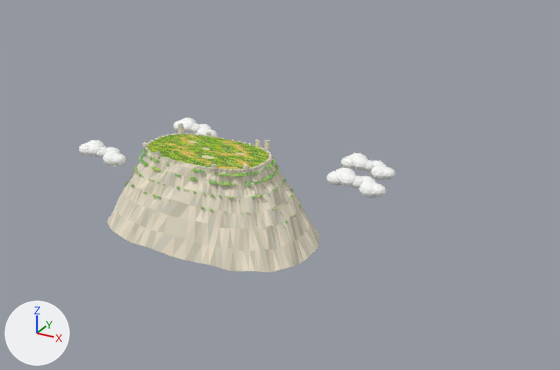
Renders of the glTF model assets/mountain.glb from each side of a commit.
Before and after are seen from a 50 mm camera at (89.8, -130.6, 61.0) aimed at (12.9, 9.2, -8.9). The lights are fixed; the arrows at lower left show +X, +Y and +Z. The picture after the commit comes second. Where no turn or scale is listed for an object, it has been applied to the vertices. Vertices at exactly the same position are counted once.

Objects in the first picture: 'Broken stone ring and ruins', 'Cloud banks', 'Foliage on cliff', 'Playable grass top', 'Sculpted limestone cliff', 'Worn sunny grass patches'.
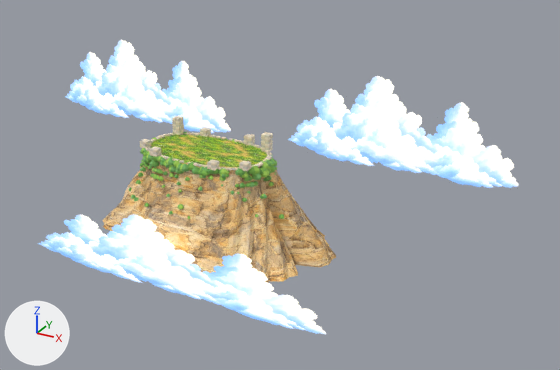
Patch to the scene script:
```diff
--- a/assets/mountain.glb.py
+++ b/assets/mountain.glb.py
@@ mat_painted_cloud_banks @@
+mat_painted_cloud_banks = bpy.data.materials.new('Painted cloud banks')
+# uses the picture img_cloud_bank
@@ me_broken_stone_ring_and_ruins @@
-me_broken_stone_ring_and_ruins.from_pydata(...)  # 728 vertices, 1092 faces; spans x -14.6..14.6, y -8.4..8.4, z -0.1..2.4
+me_broken_stone_ring_and_ruins.from_pydata(...)  # 1878 vertices, 2828 faces; spans x -14.6..14.6, y -8.7..8.9, z 0.0..4.0
+# me_broken_stone_ring_and_ruins part 1: 66 loose pieces with 528 vertices, spanning x -14.6..14.6, y -8.4..8.4, z -0.1..2.4, are deleted
+# me_broken_stone_ring_and_ruins part 2: 4 vertices moved within x -11.8..12.7, y -5.1..7.9, z 0.1..1.5; 68 vertices removed from x -13.2..12.7, y -7.6..8.1, z -0.1..2.4; 1634 vertices added at x -14.6..14.6, y -8.7..8.9, z 0.0..4.0
+# other edits to the shape of me_broken_stone_ring_and_ruins do not show in these pictures
 me_broken_stone_ring_and_ruins.materials.append(mat_ruined_stone_0)
@@ me_foliage_on_cliff @@
-me_foliage_on_cliff.from_pydata(...)  # 1920 vertices, 2560 faces; spans x -21.6..21.6, y -12.2..12.2, z -11.2..-0.4
+me_foliage_on_cliff.from_pydata(...)  # 7500 vertices, 12000 faces; spans x -19.1..19.8, y -11.4..11.9, z -12.9..0.5
+# me_foliage_on_cliff part 3: 293 loose pieces with 1758 vertices, spanning x -21.6..21.6, y -12.2..12.2, z -11.2..-0.4, are deleted
+# me_foliage_on_cliff part 4: 6 vertices moved within x -15.3..15.2, y -7.7..8.2, z -2.8..-0.8; 144 vertices removed from x -16.3..15.7, y -9.5..9.2, z -3.1..-0.4; 7482 vertices added at x -19.1..19.8, y -11.4..11.9, z -12.9..0.5
 me_foliage_on_cliff.materials.append(mat_foliage_0)
@@ me_sculpted_limestone_cliff @@
-me_sculpted_limestone_cliff.from_pydata(...)  # 768 vertices, 1344 faces; spans x -25.5..25.7, y -14.6..14.5, z -19.5..0.0
-me_sculpted_limestone_cliff.materials.append(mat_warm_limestone_0)  # pale yellow #d6ceb8
-me_sculpted_limestone_cliff.materials.append(mat_warm_limestone_1)  # pale yellow #e3dac2
-me_sculpted_limestone_cliff.materials.append(mat_warm_limestone_2)  # pale yellow #ebe2cb
-me_sculpted_limestone_cliff.materials.append(mat_warm_limestone_3)  # pale yellow #f2e7d0
-me_sculpted_limestone_cliff.materials.append(mat_warm_limestone_4)  # pale yellow #dedac7
-me_sculpted_limestone_cliff.materials.append(mat_warm_limestone_5)  # pale yellow #f6ebd4
+me_sculpted_limestone_cliff.from_pydata(...)  # 1536 vertices, 2880 faces; spans x -29.2..28.8, y -16.7..14.6, z -21.7..0.0
+# me_sculpted_limestone_cliff part 5: 671 vertices removed from x -25.5..25.7, y -14.6..14.5, z -19.5..-0.5; 1439 vertices added at x -29.2..28.8, y -16.7..14.6, z -21.7..-0.4
+me_sculpted_limestone_cliff.materials.append(mat_painted_cliff)  # picture img_limestone
@@ ob_cloud_banks @@
-ob_cloud_banks = bpy.data.objects.new('Cloud banks', me_icosphere)
@@ ob_worn_sunny_grass_patches @@
-ob_worn_sunny_grass_patches = bpy.data.objects.new('Worn sunny grass patches', me_worn_sunny_grass_patches)
@@ ob_painted_cloud_banks @@
+ob_painted_cloud_banks = bpy.data.objects.new('Painted cloud banks', me_painted_cloud_banks)  # 12 vertices, 6 faces; spans x -62.5..62.5, y -17.0..22.0, z -29.0..19.0
+ob_painted_cloud_banks.location = (0.0, 0.0, 0.0)
```

Where the change shows, as pixel boxes (x1, y1, x2, y2) in the pictures (560 x 370 px):
'Painted cloud banks', added: after (37, 40, 519, 334)
'Sculpted limestone cliff', reshaped, recoloured: before (107, 150, 319, 272); after (103, 159, 336, 282)
'Cloud banks', deleted: before (79, 118, 396, 198)
'Foliage on cliff', reshaped (14% narrower): before (122, 138, 302, 229); after (129, 132, 284, 219)
'Broken stone ring and ruins', reshaped (14% taller): before (143, 123, 272, 171); after (139, 116, 273, 171)
'Worn sunny grass patches', deleted: before (188, 140, 243, 159)
part 1 of me_broken_stone_ring_and_ruins, deleted: before (145, 123, 272, 171)
part 2 of me_broken_stone_ring_and_ruins, built on: before (147, 126, 270, 170); after (139, 116, 273, 171)
part 3 of me_foliage_on_cliff, deleted: before (122, 138, 302, 229)
part 4 of me_foliage_on_cliff, built on: before (139, 140, 275, 185); after (129, 132, 284, 219)
